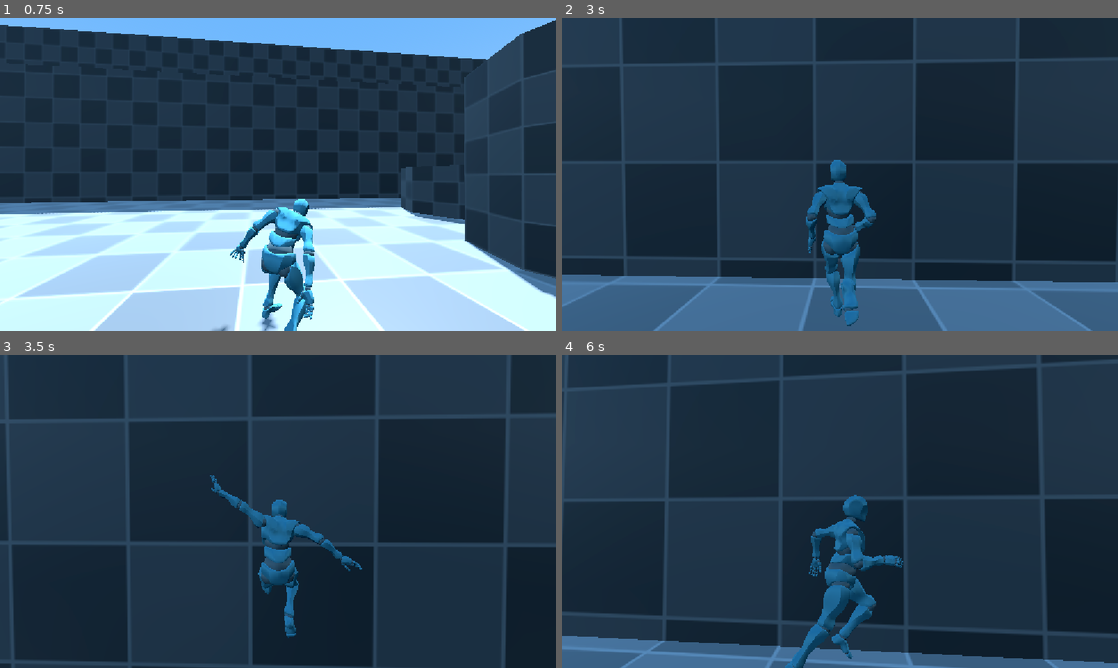
Above: before the commit, frames 1-4 (two rows, left to right).
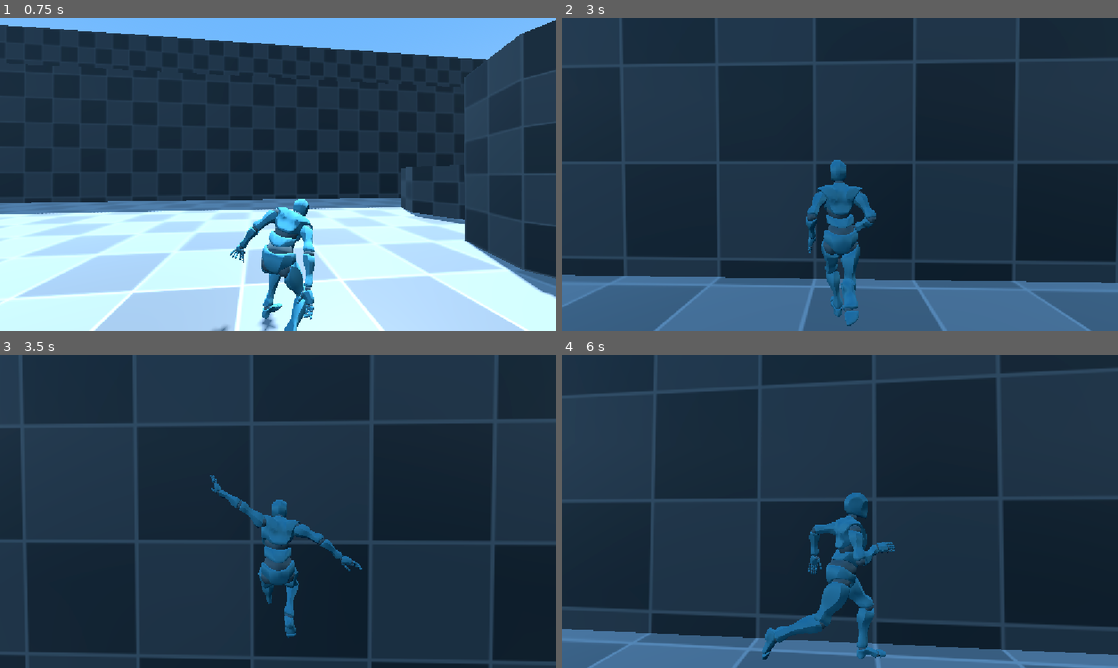
Above: after the commit, the same moments.

Repository: Calipur-Neeson/Tico_Project
Game: Godot game, scene res://Scenes/TestScene.tscn
The game is run twice, just before and just after one commit, with the same random seed, the same clock (stepped at 60 frames per second) and the same inputs.
Inputs (mouse positions are in pixels of both pictures, inside the frame that each line leads up to):
- Up to frame 1 (0.75 s): tap Enter at 0.5 s; move the mouse to (305, 174) at 0.52 s; hold W (Move_Forward) from 0.53 s (still down); hold Right mouse button (Aim) from 0.53 s (still down); click (305, 174) at 0.67 s
- Up to frame 2 (3 s): keep holding W (Move_Forward); tap Space (Jump) at 0.77, 1.52 s; move the mouse to (812, 174) at 1.27 s; release Right mouse button (Aim) at 1.28 s; tap Ctrl (Crouch) at 1.35 s; move the mouse to (851, 168) at 2.02 s; tap E (Interact) at 2.1 s; move the mouse to (834, 180) at 2.77 s; click (834, 180) at 2.85 s
- Up to frame 3 (3.5 s): keep holding W (Move_Forward); tap Space (Jump) at 3.02 s
- Up to frame 4 (6 s): move the mouse to (878, 514) at 3.52 s; hold Right mouse button (Aim) 3.53-4.28 s; tap Space (Jump) at 3.77, 4.52 s; move the mouse to (795, 508) at 4.27 s; tap Ctrl (Crouch) at 4.35 s; move the mouse to (845, 511) at 5.02 s; tap E (Interact) at 5.1 s; click (845, 511) at 5.17 s; move the mouse to (817, 505) at 5.77 s; release W (Move_Forward) at 5.78 s; hold D (Move_Right) from 5.78 s (still down); click (817, 505) at 5.85 s

Frame 1 is identical in both runs. In frame 2, 0.1% of the frame differs, in the area x 2-100%, y 82-85%; in frame 3, 6.3%; in frame 4, 12%, in the area x 0-100%, y 0-100%.

Commit message:
(~)Camera no more go through wall (need more test)

Diff:
--- a/Scenes/Player.tscn
+++ b/Scenes/Player.tscn
@@ -31,7 +31,6 @@
 [ext_resource type="Script" uid="uid://dyg2p2radpdur" path="res://Scripts/Trajectory.gd" id="29_kih0c"]
 
 [sub_resource type="CapsuleShape3D" id="CapsuleShape3D_12j5o"]
-radius = 0.3623047
 height = 1.7338867
 
 [sub_resource type="AnimationLibrary" id="AnimationLibrary_6xh1p"]
@@ -61,6 +60,7 @@
 }
 
 [sub_resource type="SphereShape3D" id="SphereShape3D_12j5o"]
+radius = 0.45
 
 [sub_resource type="BoxShape3D" id="BoxShape3D_itkq8"]
 size = Vector3(1.595, 0.52, 0.225)
--- a/Scenes/TestScene.tscn
+++ b/Scenes/TestScene.tscn
@@ -93,4 +93,6 @@
 transform = Transform3D(1, 0, 0, 0, 1, 0, 0, 0, 1, 4.956025, 0.732021, 0)
 
 [editable path="test_level"]
+[editable path="CharacterBody3D"]
+[editable path="CharacterBody3D/Mesh"]
 [editable path="Node3D"]
